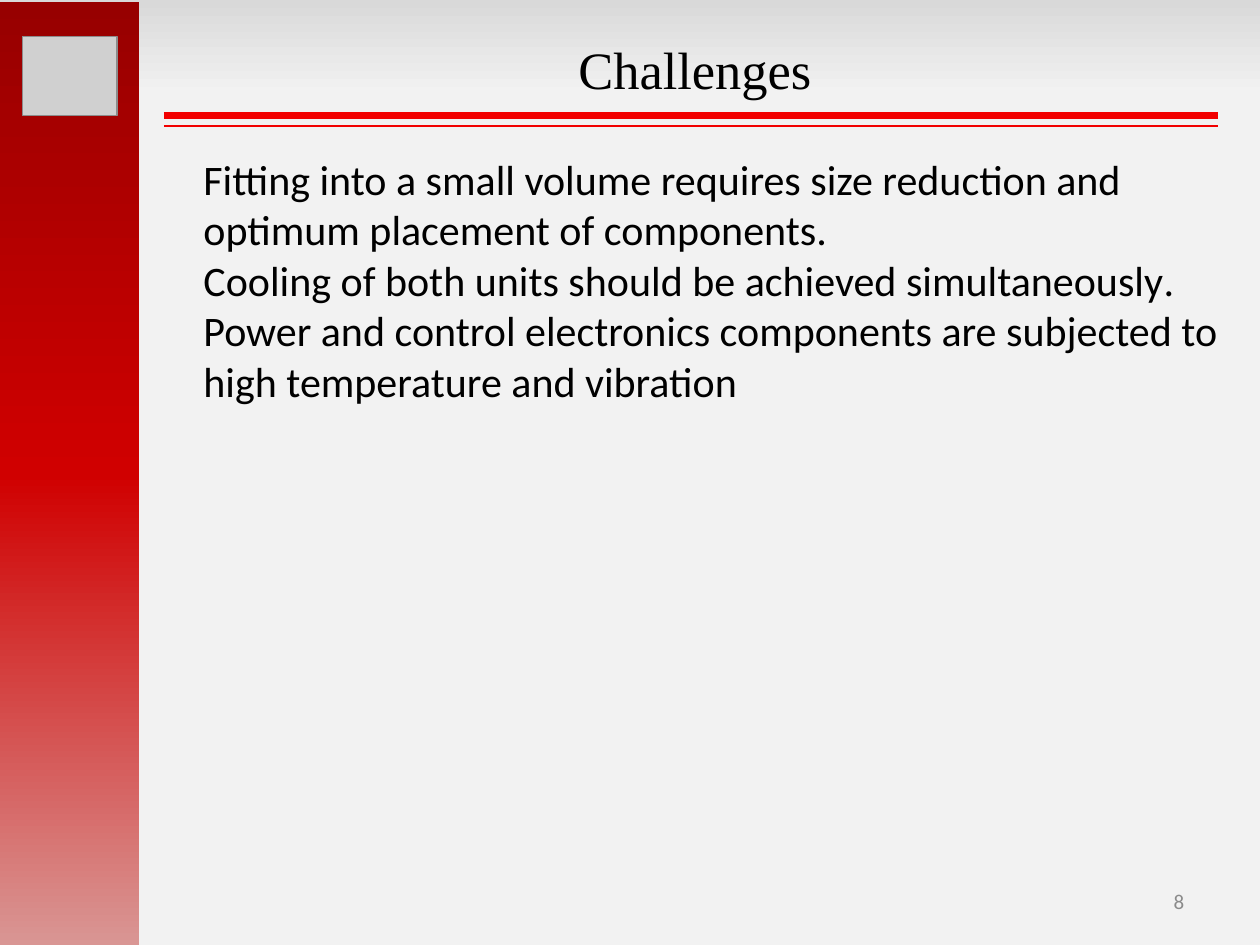
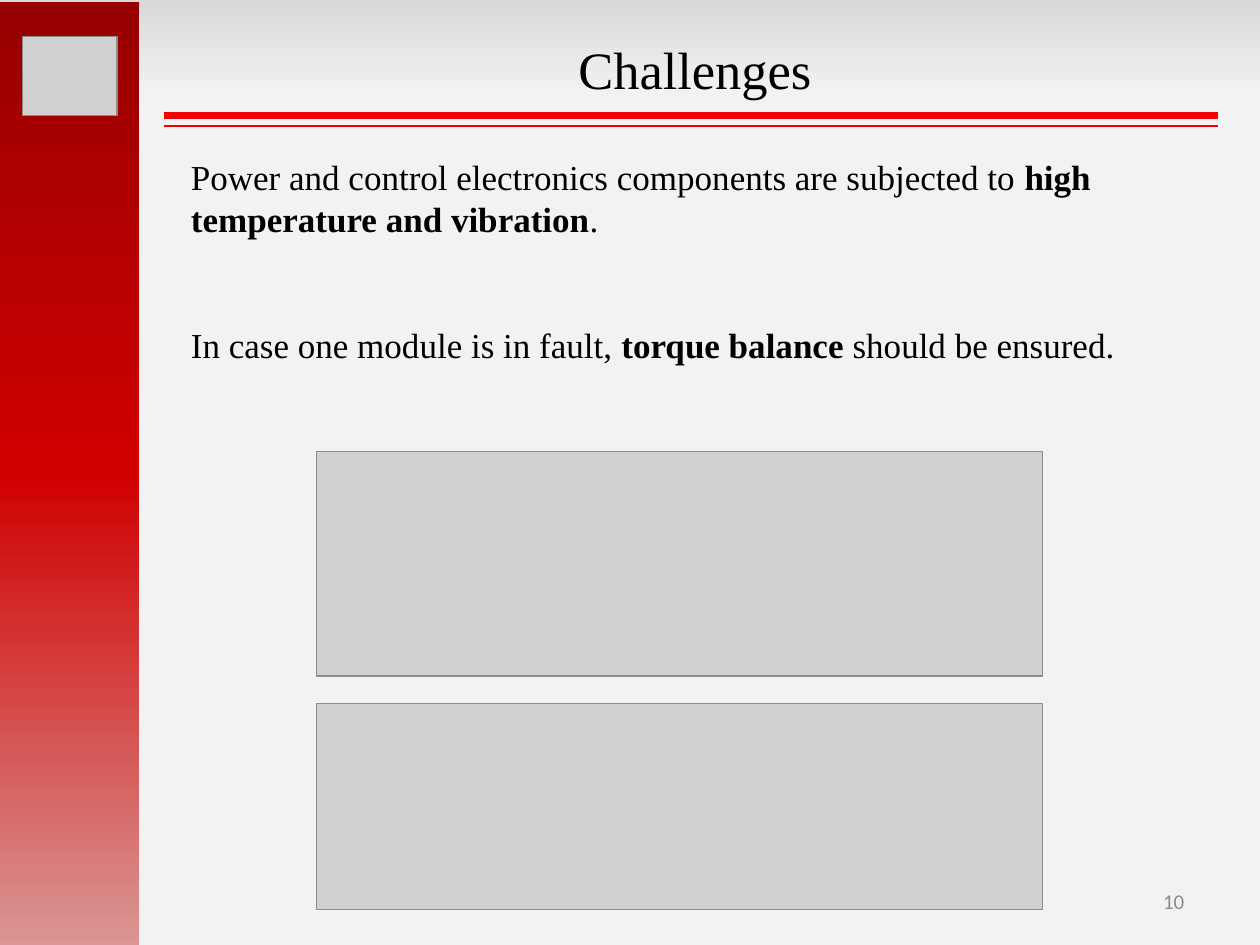
Before and after one commit to hakanpolat/IMMD, a slide deck: slide 10 of GRW2017/sunum/GRW2017_MesutUğur.pptx (slide 8 before the commit). Drawn at 1260x945 pixels with LibreOffice and Linux fonts; fonts in the diff are those of the drawing; grey boxes stand for pictures. Boxes give left, top, right and bottom in pixels: in the first picture for what was removed or moved away, otherwise in the second. Text is boxed around its words. In the diff, an @@ line names an element or a change of style, - is before the commit and + after.

```diff
--- a/GRW2017/sunum/GRW2017_MesutUğur.pptx
+++ b/GRW2017/sunum/GRW2017_MesutUğur.pptx
@@ text at [191,165,1115,366]: text changed; size 24 to 20 pt; font Calibri to Times New Roman @@
-Fitting into a small volume requires size reduction and optimum placement of components.
-Cooling of both units should be achieved simultaneously.
-Power and control electronics components are subjected to high temperature and vibration
+Power and control electronics components are subjected to high temperature and vibration.
+In case one module is in fault, torque balance should be ensured.
@@ picture added at [316,451,1042,675] @@
@@ picture added at [316,703,1042,910] @@
@@ page number at [1163,895,1184,909]: text changed @@
-8
+10
```
Also in this commit, not shown: 7 other slides changed, 6 slides added, 33 other files.
